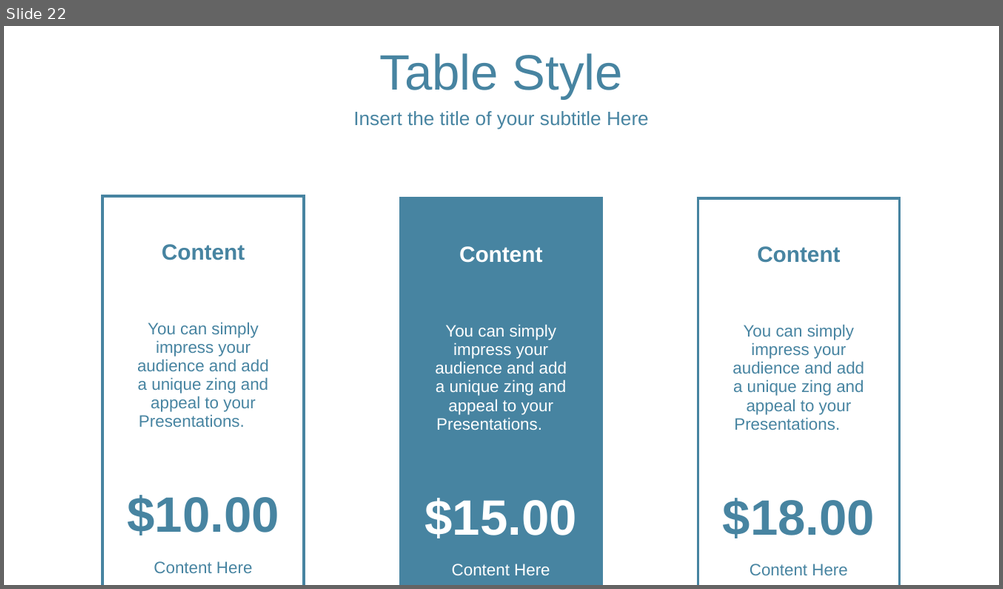
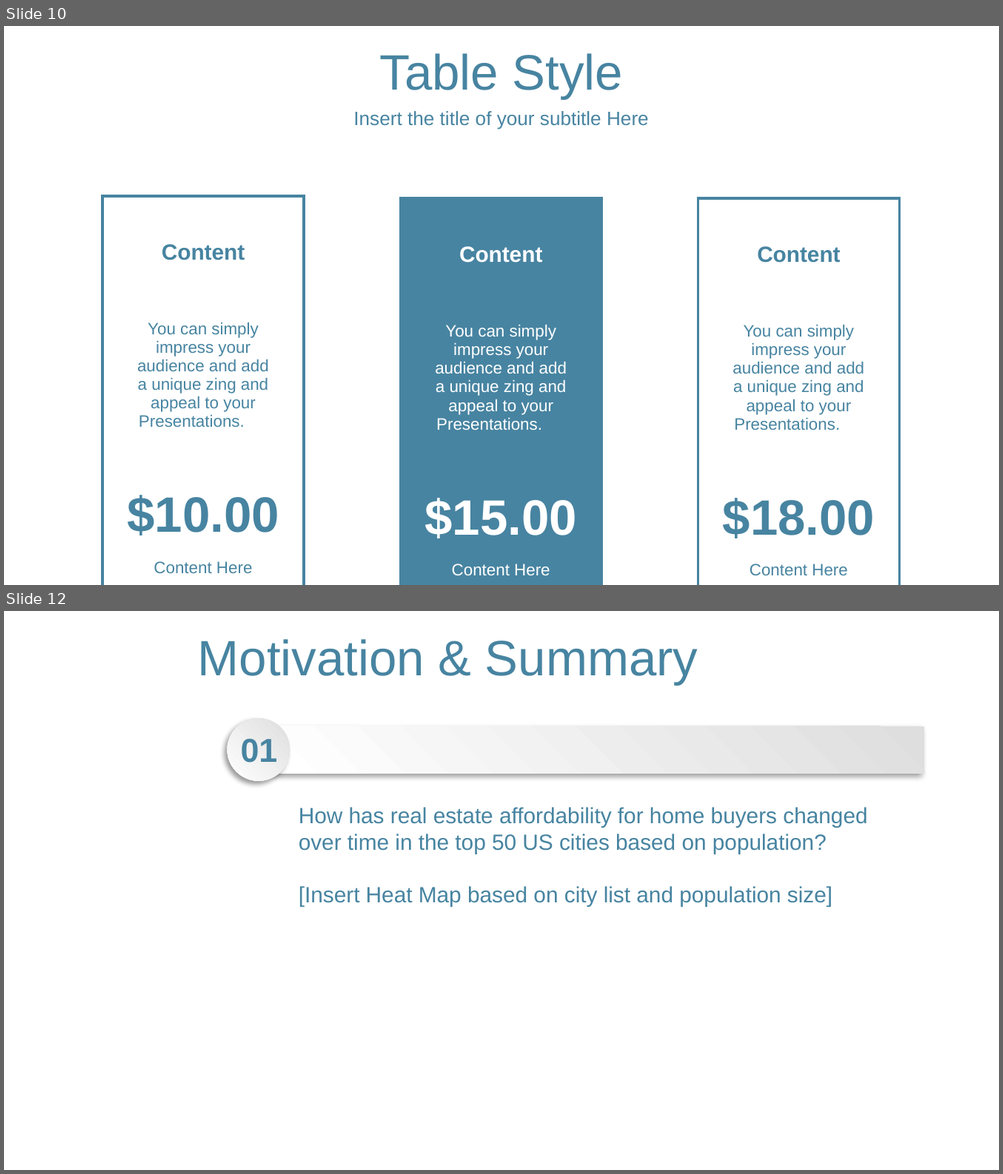
Before and after one commit to LoriHarris/Real_Estate_Affordability, a slide deck: RealEstate Project.pptx. Shown one above the other, each under a label of ours: slide 22 before the commit, slides 10 and 12 after it; the slides between them are not shown. The pictures are 1003x589 and 1003x1174 pixels, drawn with LibreOffice and Linux fonts; fonts in the diff are those of the drawing; background and template pictures are left out. Boxes give left, top, right and bottom in pixels: in the first picture for what was removed or moved away, otherwise in the second. Text is boxed around its words. In the diff, an @@ line names an element or a change of style, - is before the commit and + after.

```diff
--- a/RealEstate Project.pptx
+++ b/RealEstate Project.pptx
@@ slide 12 added at (x1=4, y1=611, x2=999, y2=1170), background picture (left out) @@
@@ text added at (x1=198, y1=639, x2=697, y2=685), 36 pt, text #4784A1 @@
+Motivation & Summary
@@ ellipse added at (x1=227, y1=718, x2=290, y2=781), fill gradient #DEDEDE to #FFFFFF @@
@@ text added at (x1=241, y1=738, x2=278, y2=763), 24 pt, text #4784A1, bold @@
+01
@@ rectangle added at (x1=275, y1=726, x2=925, y2=773), fill gradient #DEDEDE to #FFFFFF @@
@@ text added at (x1=299, y1=807, x2=867, y2=907), 16 pt, text #4784A1 @@
+How has real estate affordability for home buyers changed over time in the top 50 US cities based on population?
+[Insert Heat Map based on city list and population size]
@@ what was slide 22 is now slide 10 @@
```
Also in this commit, not shown: 1 slide changed, 12 other slides added, 8 slides removed.
